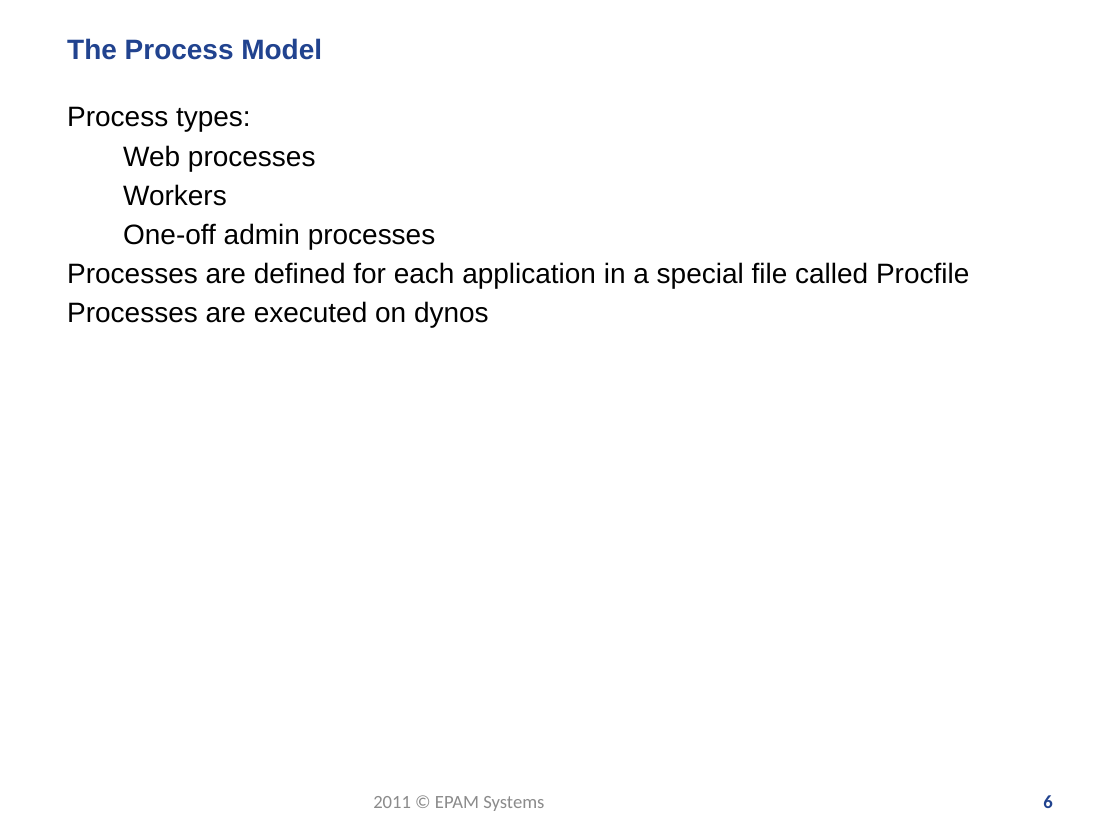
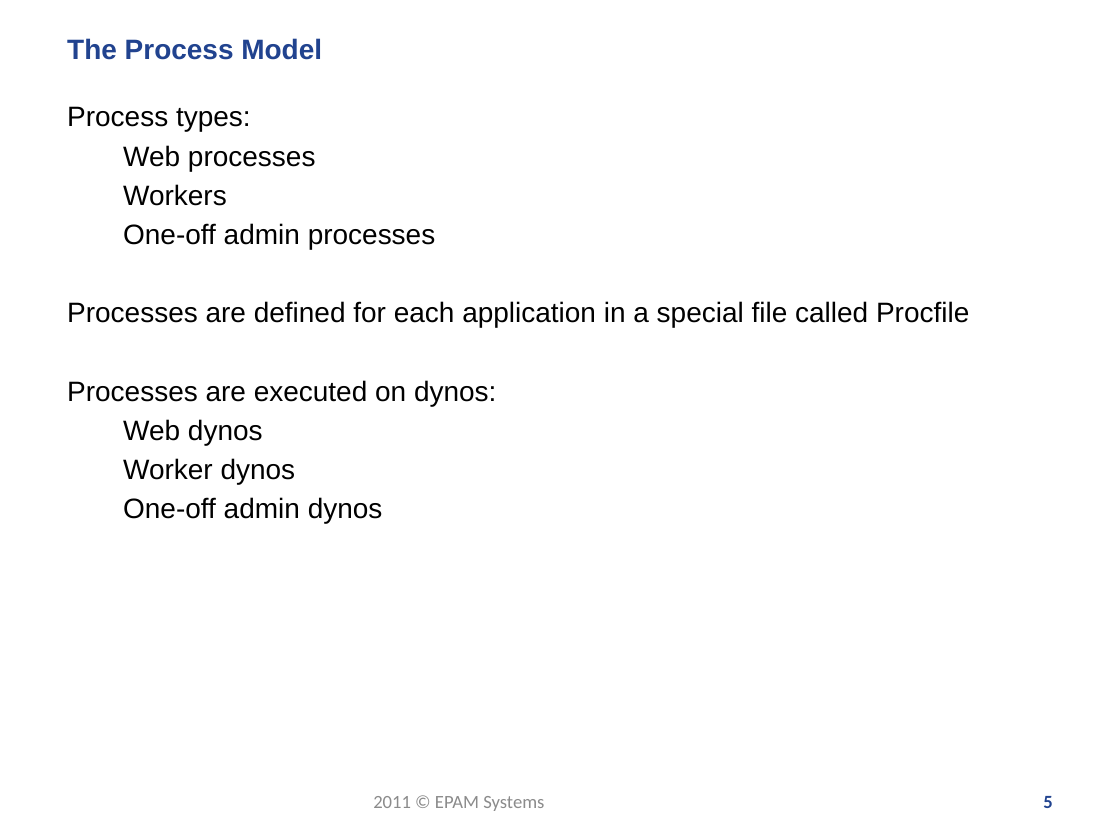
Before and after one commit to zgorbe/Heroku-HelloWorld, a slide deck: slide 5 of Heroku - meetup.pptx (slide 6 before the commit). Drawn at 1120x840 pixels with LibreOffice and Linux fonts; fonts in the diff are those of the drawing; background and template pictures are left out. Boxes give left, top, right and bottom in pixels: in the first picture for what was removed or moved away, otherwise in the second. Text is boxed around its words. In the diff, an @@ line names an element or a change of style, - is before the commit and + after.

```diff
--- a/Heroku - meetup.pptx
+++ b/Heroku - meetup.pptx
@@ text at bbox=[67, 380, 496, 524]: text changed @@
-Processes are executed on dynos
+Processes are executed on dynos:
+  Web dynos
+  Worker dynos
+  One-off admin dynos
@@ page number at bbox=[1043, 796, 1052, 808]: text changed @@
-6
+5
```
Also in this commit, not shown: 10 other slides changed, 1 slide added, 2 slides removed.
